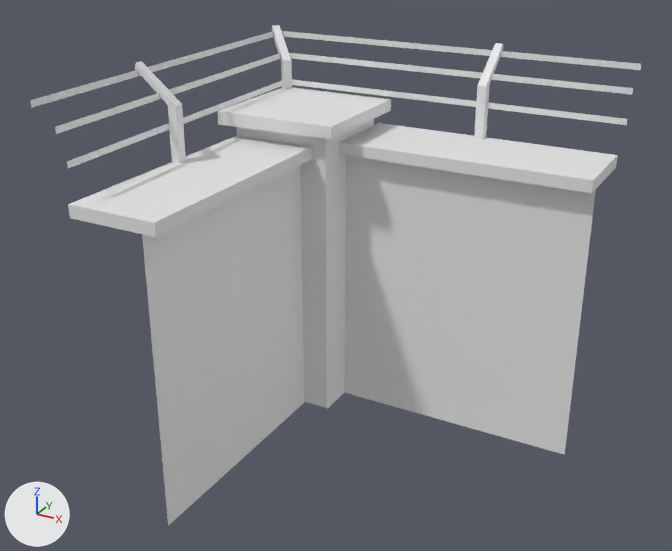
What one commit did to the FBX model Blender/FBX/Outside Warehouse/Walls/Outer Corner Pillar Wall.fbx.
Rendered twice from a 50 mm lens placed at (-37.52, 13.78, 15.05), pointed at (-41.68, 21.35, 11.27). The lights are fixed; the arrows at lower left show +X, +Y and +Z. Where no turn or scale is listed for an object, it has been applied to the vertices.

The first picture shows 'Outer Corner Pillar Wall'.
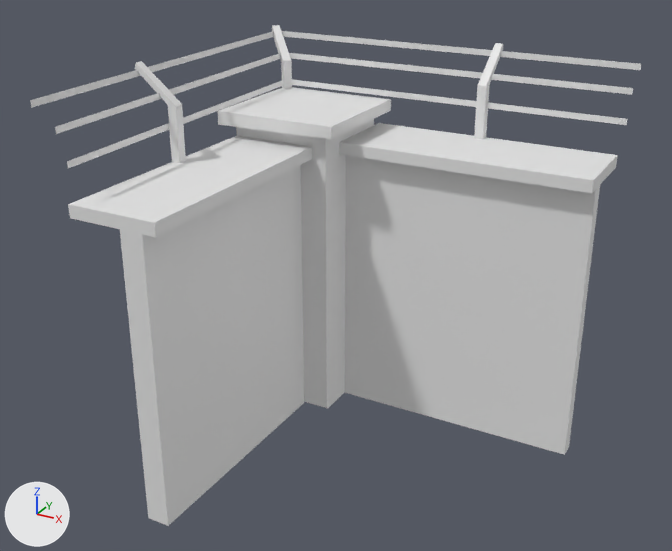
What the commit changed:
Material 'Outer Corner Pillar Wall' (mat_outer_corner_pillar_wall) is new.
Its base color is (0.8, 0.8, 0.8) (white #e7e7e7).
me_plane_933 has 93 vertices, 55 faces and spans x -1.56..2.78, y -2.55..1.63, z 0.0..4.07.
me_plane_933 is used by ob_outer_corner_pillar_wall; location (-42.14, 21.9, 9.25).
Verts and faces of me_plane_933; kept vertices keep their numbers, new ones are numbered from 93.
Before the commit, vertices of me_plane_933: 54 (-0.28, -2.55, 3.0) at pixel (142, 234), 55 (-0.28, -2.55, 0.0) at pixel (168, 525).
Before the commit, vertices of me_plane_933: 67 (2.72, 0.45, 3.0) at pixel (595, 189), 68 (2.72, 0.45, 0.0) at pixel (564, 454).
Part 1, on me_plane_933:
New vertex 95 is at (-0.52, -2.55, 3.0), pixel (119, 229).
New vertex 96 is at (-0.52, -2.55, 0.0), pixel (148, 518).
New faces: (54, 95, 96, 55).
Part 2, on me_plane_933:
New vertex 93 is at (2.72, 0.62, 3.0), pixel (600, 184).
New vertex 94 is at (2.72, 0.62, 0.0), pixel (569, 447).
New faces: (67, 68, 94, 93).
me_plane_933 now uses material mat_outer_corner_pillar_wall (white #e7e7e7).

Pixel boxes [x1, y1, x2, y2] of what changed, in the pictures (672 x 551 px):
part 1 of me_plane_933, added: after [120, 229, 168, 526]
part 2 of me_plane_933, added: after [565, 185, 600, 453]
